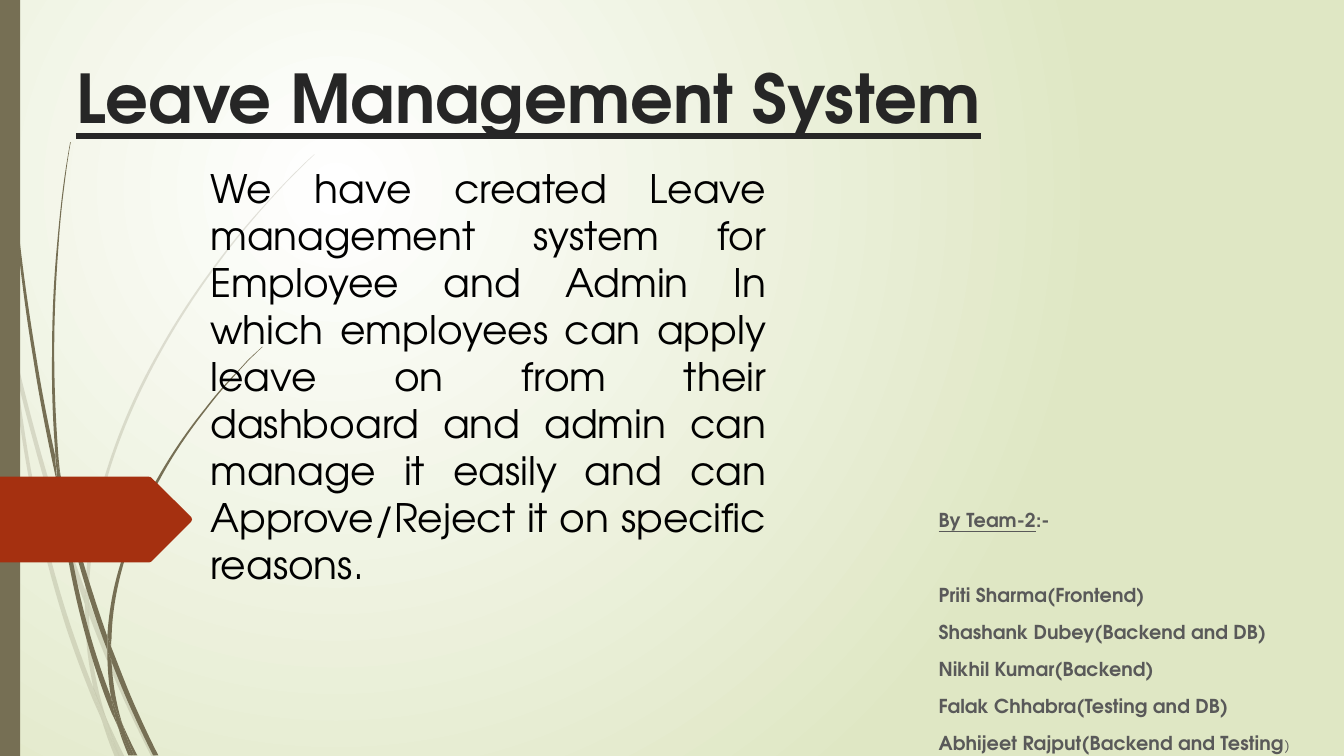
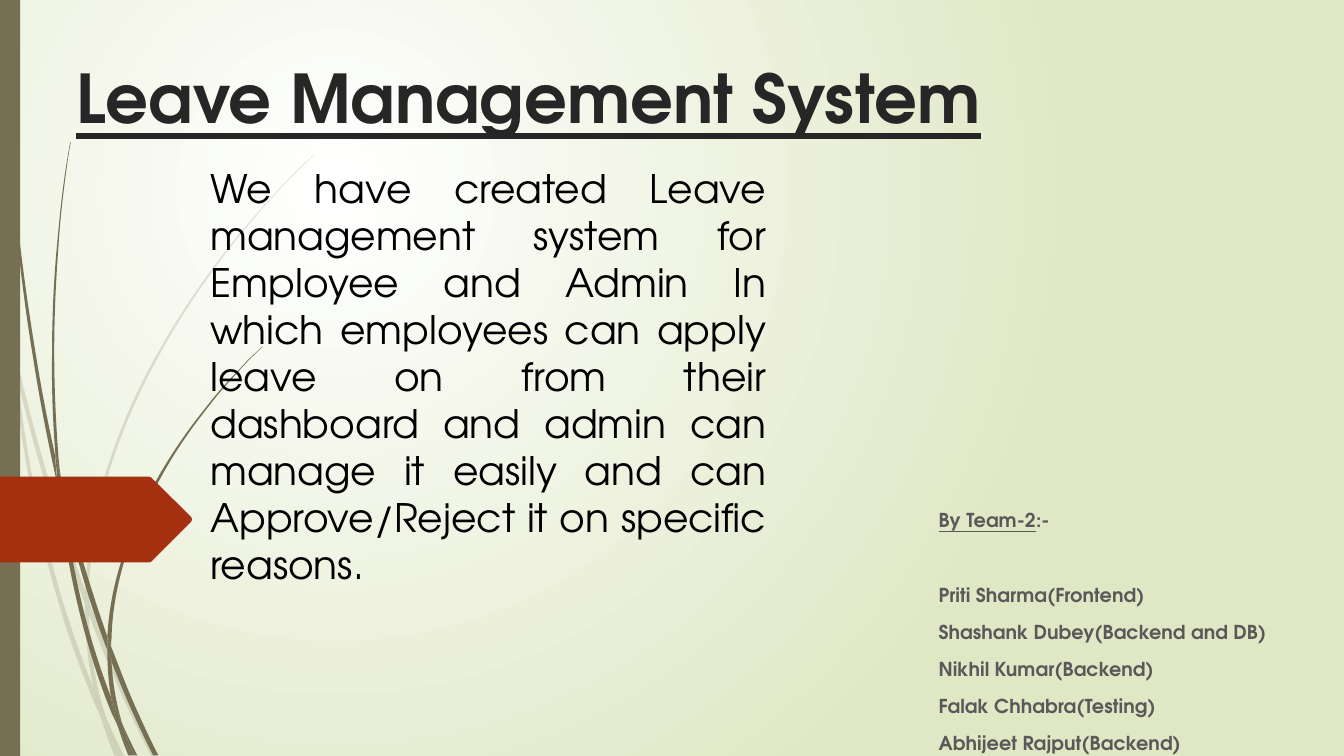
Before and after one commit to shashankdofficial/leave_management, a slide deck: slide 2 of Presentation Documents/Leave Management System Presentation.pptx. Drawn at 1344x756 pixels with LibreOffice and Linux fonts; fonts in the diff are those of the drawing. Boxes give left, top, right and bottom in pixels: in the first picture for what was removed or moved away, otherwise in the second. Text is boxed around its words. In the diff, an @@ line names an element or a change of style, - is before the commit and + after.

Commit message:
Update Presentation PPT

```diff
--- a/Presentation Documents/Leave Management System Presentation.pptx
+++ b/Presentation Documents/Leave Management System Presentation.pptx
@@ subtitle at box(939, 698, 1181, 755): text changed @@
-Falak Chhabra(Testing and DB)
-Abhijeet Rajput(Backend and Testing)
+Falak Chhabra(Testing)
+Abhijeet Rajput(Backend)
```
